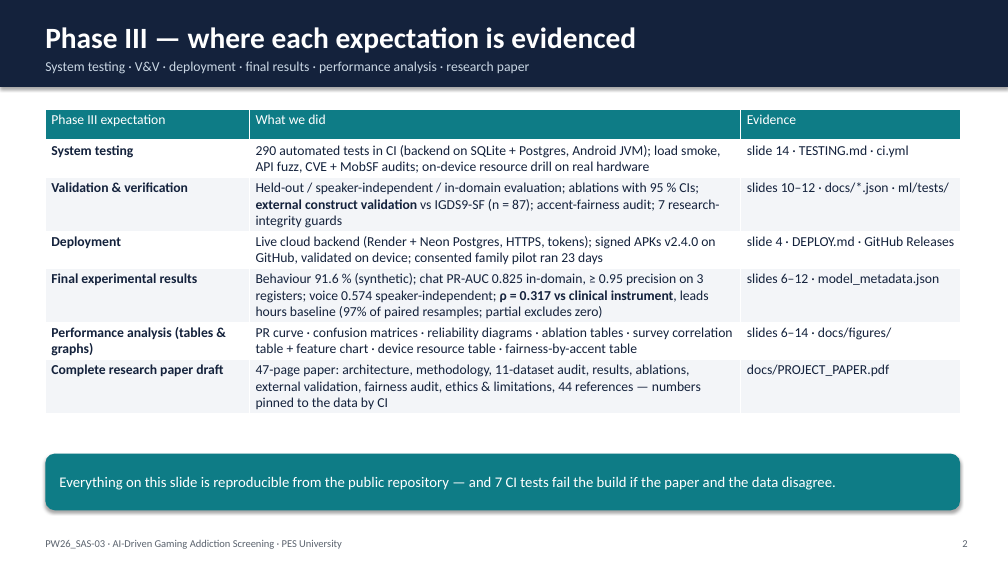
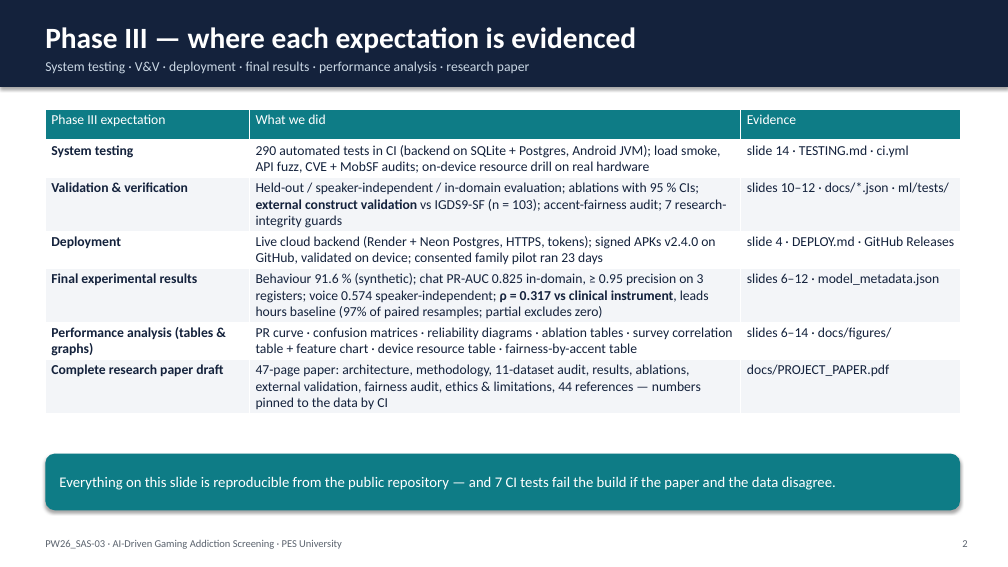
Before and after one commit to kaustubhagarwal21/gaming-addiction-detection-capstone, a slide deck: slide 2 of docs/DEFENSE_DECK.pptx. Drawn at 1008x567 pixels with LibreOffice and Linux fonts; fonts in the diff are those of the drawing. Boxes give left, top, right and bottom in pixels: in the first picture for what was removed or moved away, otherwise in the second. Text is boxed around its words. In the diff, an @@ line names an element or a change of style, - is before the commit and + after.

Commit message:
decks: derive survey sample sizes from the JSONs instead of hardcoding them
Four literal sample sizes survived the n=134 re-analysis because they were
plain strings, not read from docs/survey_validation.json: the PES deck's
external-validation row said 'n = 86' and its Gantt said 'n = 87', and the
defense deck said 'n = 87' in two places. Now interpolated from
construct_validity.n (103), n_usable (104) and n_raw (134), so a future
re-analysis cannot leave a stale figure on a slide the panel reads.
Both decks rebuilt and scanned: no stale n, rho or p-value remains.

```diff
--- a/docs/DEFENSE_DECK.pptx
+++ b/docs/DEFENSE_DECK.pptx
@@ table at <box>45,110,960,413</box> @@
-row 3, column 2: Held-out / speaker-independent / in-domain evaluation; ablations with 95 % CIs; external construct validation vs IGDS9-SF (n = 87); accent-fairness audit; 7 research-integrity guards
+row 3, column 2: Held-out / speaker-independent / in-domain evaluation; ablations with 95 % CIs; external construct validation vs IGDS9-SF (n = 103); accent-fairness audit; 7 research-integrity guards
```
Also in this commit, not shown: 1 other slide changed, 3 other files.
